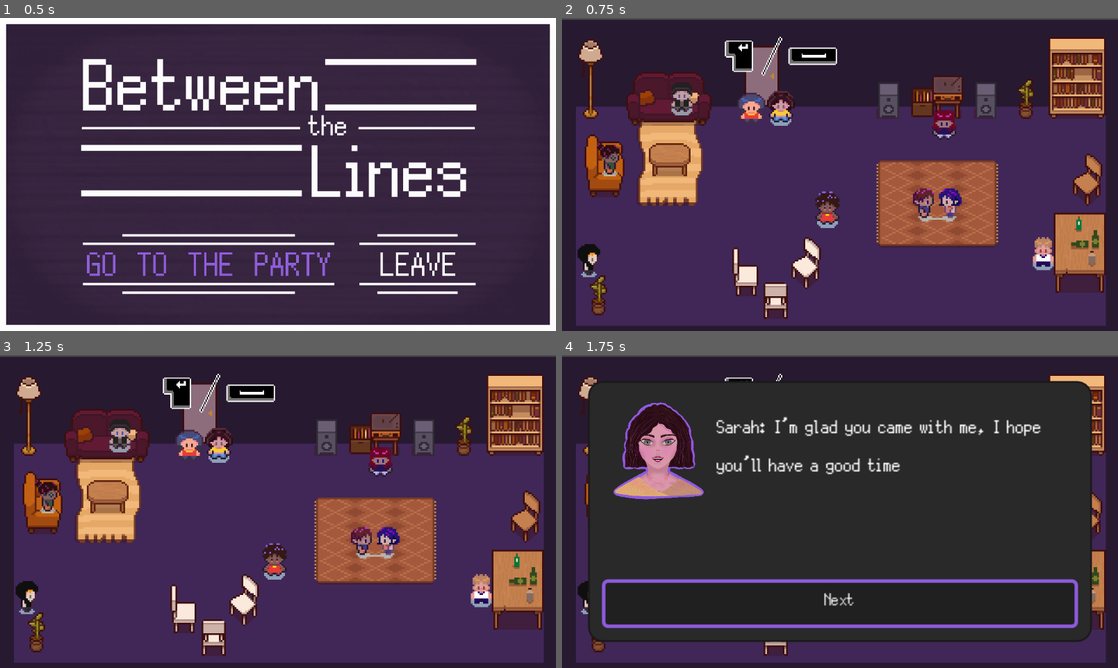
Above: before the commit, frames 1-4 (two rows, left to right).
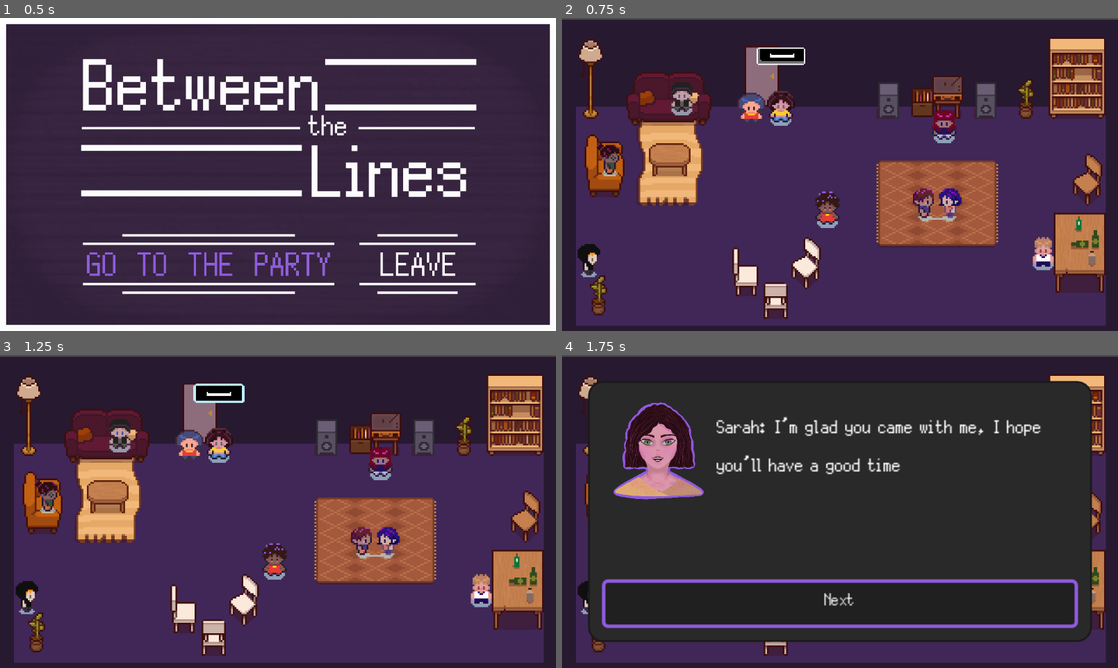
Above: after the commit, the same moments.

Repository: LaClimSx/between-the-lines
Game: Godot game, scene res://scenes/title_screen.tscn
Two runs of this game, one before a commit and one after it. Both use one fixed random seed, a clock stepped at 60 frames per second and the inputs below.
Inputs (mouse positions are in pixels of both pictures, inside the frame that each line leads up to):
- Up to frame 1 (0.5 s): no input
- Up to frame 2 (0.75 s): click (773, 265) at 0.5 s
- Up to frame 3 (1.25 s): no input
- Up to frame 4 (1.75 s): hold D (right) from 1.28 s (still down); hold Space (interact) from 1.28 s (still down)

Frame 1 is identical in both runs. In frame 2, 1.2% of the frame differs, in the area x 29-71%, y 6-40%; in frame 3, 1.3%; in frame 4, less than 0.1%.

Commit message:
setting up object animations

Diff:
--- a/assets/NPCs/sprites/animation_square.tres
+++ b/assets/NPCs/sprites/animation_square.tres
@@ -1,29 +1,30 @@
 [gd_resource type="SpriteFrames" format=3 uid="uid://btabfq0d35vy8"]
 
+[ext_resource type="Texture2D" uid="uid://pfbr200h5k4m" path="res://assets/NPCs/sprites/danse-anim-cercle.png" id="1_a7at2"]
 [ext_resource type="Texture2D" uid="uid://c6coqxtcgt4v2" path="res://assets/NPCs/sprites/danse-anim.png" id="2_a7at2"]
 
-[sub_resource type="AtlasTexture" id="AtlasTexture_u8dfr"]
-atlas = ExtResource("2_a7at2")
+[sub_resource type="AtlasTexture" id="AtlasTexture_rhaau"]
+atlas = ExtResource("1_a7at2")
 region = Rect2(0, 0, 32, 32)
 
-[sub_resource type="AtlasTexture" id="AtlasTexture_a7at2"]
-atlas = ExtResource("2_a7at2")
+[sub_resource type="AtlasTexture" id="AtlasTexture_yb5j4"]
+atlas = ExtResource("1_a7at2")
 region = Rect2(32, 0, 32, 32)
 
-[sub_resource type="AtlasTexture" id="AtlasTexture_rhaau"]
-atlas = ExtResource("2_a7at2")
+[sub_resource type="AtlasTexture" id="AtlasTexture_f513e"]
+atlas = ExtResource("1_a7at2")
 region = Rect2(64, 0, 32, 32)
 
-[sub_resource type="AtlasTexture" id="AtlasTexture_yb5j4"]
-atlas = ExtResource("2_a7at2")
+[sub_resource type="AtlasTexture" id="AtlasTexture_aqnox"]
+atlas = ExtResource("1_a7at2")
 region = Rect2(96, 0, 32, 32)
 
-[sub_resource type="AtlasTexture" id="AtlasTexture_f513e"]
-atlas = ExtResource("2_a7at2")
+[sub_resource type="AtlasTexture" id="AtlasTexture_2gtij"]
+atlas = ExtResource("1_a7at2")
 region = Rect2(128, 0, 32, 32)
 
-[sub_resource type="AtlasTexture" id="AtlasTexture_aqnox"]
-atlas = ExtResource("2_a7at2")
+[sub_resource type="AtlasTexture" id="AtlasTexture_1acq2"]
+atlas = ExtResource("1_a7at2")
 region = Rect2(160, 0, 32, 32)
 
 [sub_resource type="AtlasTexture" id="AtlasTexture_fr5le"]
@@ -54,12 +55,6 @@
 animations = [{
 "frames": [{
 "duration": 1.0,
-"texture": SubResource("AtlasTexture_u8dfr")
-}, {
-"duration": 1.0,
-"texture": SubResource("AtlasTexture_a7at2")
-}, {
-"duration": 1.0,
 "texture": SubResource("AtlasTexture_rhaau")
 }, {
 "duration": 1.0,
@@ -70,6 +65,12 @@
 }, {
 "duration": 1.0,
 "texture": SubResource("AtlasTexture_aqnox")
+}, {
+"duration": 1.0,
+"texture": SubResource("AtlasTexture_2gtij")
+}, {
+"duration": 1.0,
+"texture": SubResource("AtlasTexture_1acq2")
 }],
 "loop": true,
 "name": &"default",
--- a/scenes/main.tscn
+++ b/scenes/main.tscn
@@ -4,6 +4,7 @@
 [ext_resource type="Texture2D" uid="uid://ddcrxiy5ewtt2" path="res://assets/background.png" id="2_0ld40"]
 [ext_resource type="PackedScene" uid="uid://deee207fgc34h" path="res://scenes/player.tscn" id="2_0wfyh"]
 [ext_resource type="PackedScene" uid="uid://b47o7t6ew8f43" path="res://scenes/npc.tscn" id="3_sugp2"]
+[ext_resource type="Script" uid="uid://d27omin5v7mvr" path="res://scripts/interactable_object.gd" id="4_2f3dj"]
 [ext_resource type="Resource" uid="uid://bmbt7a54ero72" path="res://assets/resources/star_plus.tres" id="5_85g3d"]
 [ext_resource type="Resource" uid="uid://drg4djx6u800x" path="res://assets/resources/heart_data.tres" id="5_trceg"]
 [ext_resource type="Script" uid="uid://bcrbyuhygvq8p" path="res://scripts/seating_area.gd" id="6_2f3dj"]
@@ -26,7 +27,7 @@
 [ext_resource type="SpriteFrames" uid="uid://uese3vtunyd" path="res://assets/NPCs/sprites/animation_eye.tres" id="16_0ld40"]
 [ext_resource type="Shader" uid="uid://cjrqp8nun1kph" path="res://scripts/confidence_shader.gdshader" id="16_muem4"]
 [ext_resource type="Script" uid="uid://5tm065t4t75g" path="res://scripts/color_rect.gd" id="17_dp3eg"]
-[ext_resource type="Texture2D" uid="uid://cj3kfaekslgio" path="res://assets/tuto-touche.png" id="17_vxglm"]
+[ext_resource type="Texture2D" uid="uid://cj3kfaekslgio" path="res://assets/interaction_controls.png" id="17_vxglm"]
 [ext_resource type="PackedScene" uid="uid://bejtqam34ts7h" path="res://scenes/progress_bar.tscn" id="19_0ld40"]
 [ext_resource type="Theme" uid="uid://b7f08ixy72g71" path="res://assets/theme.tres" id="27_2f3dj"]
 
@@ -37,6 +38,9 @@
 [sub_resource type="RectangleShape2D" id="RectangleShape2D_2wyq8"]
 size = Vector2(33, 45)
 
+[sub_resource type="RectangleShape2D" id="RectangleShape2D_5q0nq"]
+size = Vector2(33, 24)
+
 [sub_resource type="RectangleShape2D" id="RectangleShape2D_vxglm"]
 size = Vector2(30, 35)
 
@@ -62,6 +66,13 @@
 
 [sub_resource type="RectangleShape2D" id="RectangleShape2D_qkpxi"]
 size = Vector2(20, 41)
+
+[sub_resource type="CapsuleShape2D" id="CapsuleShape2D_yq6so"]
+radius = 6.0
+height = 20.0
+
+[sub_resource type="CapsuleShape2D" id="CapsuleShape2D_fv21b"]
+radius = 11.0
 
 [sub_resource type="CapsuleShape2D" id="CapsuleShape2D_jkv2x"]
 radius = 5.999178
@@ -77,29 +88,64 @@
 }
 point_count = 9
 
-[sub_resource type="AtlasTexture" id="AtlasTexture_2f3dj"]
-atlas = ExtResource("17_vxglm")
-region = Rect2(0, 0, 96, 32)
-
 [sub_resource type="AtlasTexture" id="AtlasTexture_yq6so"]
 atlas = ExtResource("17_vxglm")
-region = Rect2(0, 32, 96, 32)
+region = Rect2(0, 0, 48, 32)
 
 [sub_resource type="AtlasTexture" id="AtlasTexture_fv21b"]
 atlas = ExtResource("17_vxglm")
-region = Rect2(0, 64, 96, 32)
+region = Rect2(0, 32, 48, 32)
+
+[sub_resource type="AtlasTexture" id="AtlasTexture_tel4y"]
+atlas = ExtResource("17_vxglm")
+region = Rect2(0, 64, 48, 32)
+
+[sub_resource type="AtlasTexture" id="AtlasTexture_qkpxi"]
+atlas = ExtResource("17_vxglm")
+region = Rect2(0, 96, 48, 32)
+
+[sub_resource type="AtlasTexture" id="AtlasTexture_5q0nq"]
+atlas = ExtResource("17_vxglm")
+region = Rect2(0, 128, 48, 32)
+
+[sub_resource type="AtlasTexture" id="AtlasTexture_dgi5k"]
+atlas = ExtResource("17_vxglm")
+region = Rect2(0, 160, 48, 32)
+
+[sub_resource type="AtlasTexture" id="AtlasTexture_j8jky"]
+atlas = ExtResource("17_vxglm")
+region = Rect2(0, 192, 48, 32)
+
+[sub_resource type="AtlasTexture" id="AtlasTexture_kmb1v"]
+atlas = ExtResource("17_vxglm")
+region = Rect2(0, 224, 48, 32)
 
 [sub_resource type="SpriteFrames" id="SpriteFrames_2f3dj"]
 animations = [{
 "frames": [{
 "duration": 1.0,
-"texture": SubResource("AtlasTexture_2f3dj")
-}, {
-"duration": 1.0,
 "texture": SubResource("AtlasTexture_yq6so")
 }, {
 "duration": 1.0,
 "texture": SubResource("AtlasTexture_fv21b")
+}, {
+"duration": 1.0,
+"texture": SubResource("AtlasTexture_tel4y")
+}, {
+"duration": 1.0,
+"texture": SubResource("AtlasTexture_qkpxi")
+}, {
+"duration": 1.0,
+"texture": SubResource("AtlasTexture_5q0nq")
+}, {
+"duration": 1.0,
+"texture": SubResource("AtlasTexture_dgi5k")
+}, {
+"duration": 1.0,
+"texture": SubResource("AtlasTexture_j8jky")
+}, {
+"duration": 1.0,
+"texture": SubResource("AtlasTexture_kmb1v")
 }],
 "loop": true,
 "name": &"default",
@@ -132,6 +178,15 @@
 shape = SubResource("RectangleShape2D_2wyq8")
 debug_color = Color(0, 0.627451, 0.5019608, 0.2784314)
 
+[node name="InteractableObject" type="Area2D" parent="Furniture/Bookshelf" unique_id=875075948]
+script = ExtResource("4_2f3dj")
+metadata/_custom_type_script = "uid://d27omin5v7mvr"
+
+[node name="CollisionShape2D" type="CollisionShape2D" parent="Furniture/Bookshelf/InteractableObject" unique_id=1749050851]
+position = Vector2(0, 18.5)
+shape = SubResource("RectangleShape2D_5q0nq")
+debug_color = Color(0.9098039, 0.27058825, 0.3254902, 0.41960785)
+
 [node name="Table" type="StaticBody2D" parent="Furniture" unique_id=1588291473]
 position = Vector2(297.5, 129.5)
 
@@ -208,6 +263,22 @@
 
 [node name="CollisionShape2D" type="CollisionShape2D" parent="Furniture/Door" unique_id=1936465426]
 shape = SubResource("RectangleShape2D_qkpxi")
+debug_color = Color(0.9098039, 0.27058825, 0.3254902, 0.41960785)
+
+[node name="Cat" type="StaticBody2D" parent="Furniture" unique_id=1461439193]
+position = Vector2(55, 168)
+
+[node name="CollisionShape2D" type="CollisionShape2D" parent="Furniture/Cat" unique_id=584662833]
+rotation = 1.5707964
+shape = SubResource("CapsuleShape2D_yq6so")
+debug_color = Color(0, 0.627451, 0.5019608, 0.2784314)
+
+[node name="Area2D" type="Area2D" parent="Furniture/Cat" unique_id=1229612184]
+script = ExtResource("4_2f3dj")
+
+[node name="CollisionShape2D" type="CollisionShape2D" parent="Furniture/Cat/Area2D" unique_id=564468178]
+rotation = 1.5707964
+shape = SubResource("CapsuleShape2D_fv21b")
 debug_color = Color(0.9098039, 0.27058825, 0.3254902, 0.41960785)
 
 [node name="NPCs" type="Node" parent="." unique_id=1065737768]
@@ -280,6 +351,7 @@
 scale = Vector2(0.7, 0.7)
 sprite_frames = SubResource("SpriteFrames_2f3dj")
 autoplay = "default"
+speed_scale = 0.8
 
 [node name="Square" parent="NPCs" unique_id=1404120910 instance=ExtResource("3_sugp2")]
 position = Vector2(220, 64)
--- a/scenes/particle.tscn
+++ b/scenes/particle.tscn
@@ -1,8 +1,8 @@
 [gd_scene format=3 uid="uid://ql4716v0gmip"]
 
-[ext_resource type="Texture2D" uid="uid://d377sm7prhte8" path="res://assets/temporary/smiley-happy.png" id="1_jw3tu"]
+[ext_resource type="Texture2D" uid="uid://d377sm7prhte8" path="res://assets/progress_bar/smiley-happy.png" id="1_jw3tu"]
 [ext_resource type="Script" uid="uid://dv0y2d75ej5sm" path="res://scripts/particle.gd" id="2_y25om"]
-[ext_resource type="Texture2D" uid="uid://cbevthq6vmtgd" path="res://assets/temporary/smiley-sad.png" id="3_677d1"]
+[ext_resource type="Texture2D" uid="uid://cbevthq6vmtgd" path="res://assets/progress_bar/smiley-sad.png" id="3_677d1"]
 
 [node name="Particle" type="TextureRect" unique_id=801679255]
 texture_filter = 1
--- a/scenes/progress_bar.tscn
+++ b/scenes/progress_bar.tscn
@@ -1,14 +1,14 @@
 [gd_scene format=3 uid="uid://bejtqam34ts7h"]
 
 [ext_resource type="Theme" uid="uid://b7f08ixy72g71" path="res://assets/theme.tres" id="1_eu8db"]
-[ext_resource type="Texture2D" uid="uid://cbevthq6vmtgd" path="res://assets/temporary/smiley-sad.png" id="2_dk1bo"]
-[ext_resource type="Texture2D" uid="uid://bcx7egdmt83mv" path="res://assets/temporary/progress bar most rounded under.png" id="2_tumid"]
-[ext_resource type="Texture2D" uid="uid://cca1mhmmdh2s2" path="res://assets/temporary/progress bar most rounded over.png" id="3_relan"]
-[ext_resource type="Texture2D" uid="uid://c62hnlrkukp4b" path="res://assets/temporary/progress bar most rounded progress green.png" id="4_dk1bo"]
+[ext_resource type="Texture2D" uid="uid://cbevthq6vmtgd" path="res://assets/progress_bar/smiley-sad.png" id="2_dk1bo"]
+[ext_resource type="Texture2D" uid="uid://bcx7egdmt83mv" path="res://assets/progress_bar/progress bar most rounded under.png" id="2_tumid"]
+[ext_resource type="Texture2D" uid="uid://cca1mhmmdh2s2" path="res://assets/progress_bar/progress bar most rounded over.png" id="3_relan"]
+[ext_resource type="Texture2D" uid="uid://c62hnlrkukp4b" path="res://assets/progress_bar/progress bar most rounded progress green.png" id="4_dk1bo"]
 [ext_resource type="Script" uid="uid://0v2hnea8aov5" path="res://scripts/progress_bar.gd" id="5_tumid"]
-[ext_resource type="Texture2D" uid="uid://bnbbewkjfy5pp" path="res://assets/temporary/progress bar most rounded progress red.png" id="6_dk1bo"]
-[ext_resource type="Texture2D" uid="uid://d377sm7prhte8" path="res://assets/temporary/smiley-happy.png" id="7_e5nlk"]
-[ext_resource type="Texture2D" uid="uid://gjjqowfscdnf" path="res://assets/temporary/progress bar most rounded progress red orange.png" id="7_l17vb"]
+[ext_resource type="Texture2D" uid="uid://bnbbewkjfy5pp" path="res://assets/progress_bar/progress bar most rounded progress red.png" id="6_dk1bo"]
+[ext_resource type="Texture2D" uid="uid://d377sm7prhte8" path="res://assets/progress_bar/smiley-happy.png" id="7_e5nlk"]
+[ext_resource type="Texture2D" uid="uid://gjjqowfscdnf" path="res://assets/progress_bar/progress bar most rounded progress red orange.png" id="7_l17vb"]
 
 [node name="ProgressBar" type="HBoxContainer" unique_id=1558495223]
 texture_filter = 1
--- a/scripts/interactable_object.gd
+++ b/scripts/interactable_object.gd
@@ -16,6 +16,8 @@
 
 
 func interact() -> void:
+	Global.score += 1
+	print("Interacted with ", get_parent().name)
 	interacted = true
 
 
--- a/scripts/seating_area.gd
+++ b/scripts/seating_area.gd
@@ -4,5 +4,4 @@
 
 func interact() -> void:
 	sitting.emit()
-	Global.score += 1
-	interacted = true
+	super()
Binary file added: assets/NPCs/sprites/danse-anim-cercle.png
Not shown, changed: assets/NPCs/sprites/danse-anim-cercle.png.import
Binary file added: assets/interaction_controls.png
Not shown, changed: assets/interaction_controls.png.import
Renamed: assets/temporary/progress bar most rounded over.png -> assets/progress_bar/progress bar most rounded over.png
Not shown, changed: assets/progress_bar/progress bar most rounded over.png.import
Renamed: assets/temporary/progress bar most rounded progress green.png -> assets/progress_bar/progress bar most rounded progress green.png
Not shown, changed: assets/progress_bar/progress bar most rounded progress green.png.import
Renamed: assets/temporary/progress bar most rounded progress red orange.png -> assets/progress_bar/progress bar most rounded progress red orange.png
Not shown, added: assets/progress_bar/progress bar most rounded progress red orange.png.import
Renamed: assets/temporary/progress bar most rounded progress red.png -> assets/progress_bar/progress bar most rounded progress red.png
Not shown, changed: assets/progress_bar/progress bar most rounded progress red.png.import
(and 7 more such lines)
